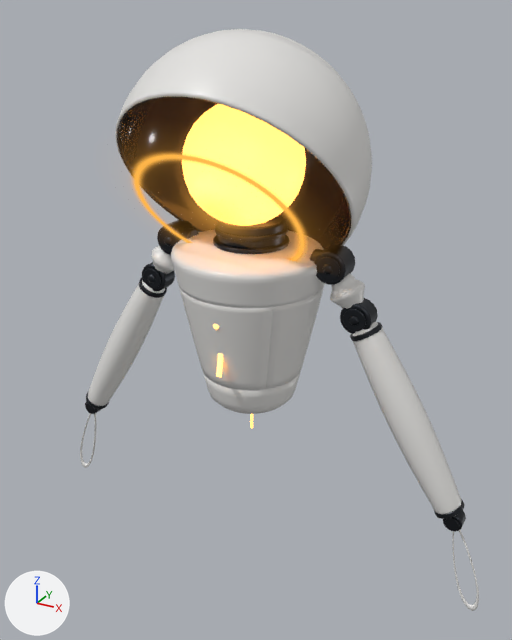
The FBX model apps/vr/ArtSource/lamp-agent/final.fbx: old version first, new version second.
One viewpoint serves both versions: a 50 mm lens placed at (0.188, -0.337, 0.244), pointed at (0.007, -0.007, 0.079). Lighting does not change. The marker at lower left points along +X, +Y and +Z. The picture after the commit comes second.

Names of what the first picture shows: 'lamp-agent'.
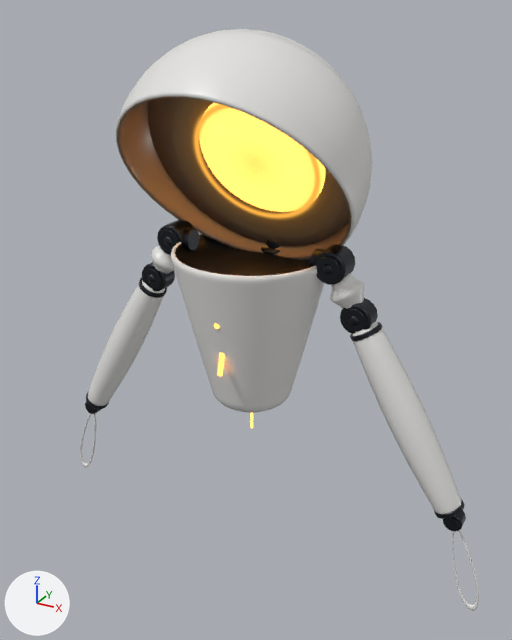
Changed parts and their boxes (x1, y1, x2, y2) in the pictures (512 x 640 px; the box of a moved part takes in the faces that stretch with it):
'lamp-agent', recoloured, reshaped: (80, 29, 479, 611) in both
part 1 of me_lamp_agent, added: after (148, 97, 350, 246)
part 2 of me_lamp_agent, added (mostly hidden): after (266, 240, 280, 249)
part 3 of me_lamp_agent, deleted: before (217, 215, 285, 248)
part 4 of me_lamp_agent, deleted: before (215, 224, 288, 242)
part 5 of me_lamp_agent, deleted: before (213, 234, 289, 254)
part 6 of me_lamp_agent, moved or reshaped: before (133, 104, 325, 414); after (171, 104, 324, 413)
part 7 of me_lamp_agent, surface changed: (116, 95, 371, 428) in both
part 8 of me_lamp_agent, recoloured: before (174, 229, 324, 273); after (175, 234, 209, 257)

The change in detail:
Material 'agent_hood_inner' (mat_agent_hood_inner) changes colour from dark grey #35302d to brown #8b765d; in linear values from (0.035, 0.03, 0.026) to (0.26, 0.18, 0.11).
me_lamp_agent is used by ob_lamp_agent; location (0.0, 0.0, 0.0).
me_lamp_agent had 7406 vertices, 7239 faces and spanned x -0.151..0.151, y -0.081..0.058, z -0.081..0.234.
me_lamp_agent now has 7438 vertices, 7329 faces and spans x -0.151..0.151, y -0.063..0.058, z -0.081..0.234.
me_lamp_agent part 1: a new loose piece of 818 vertices spanning x -0.063..0.063, y -0.029..0.033, z 0.114..0.228.
me_lamp_agent part 2: a new loose piece of 144 vertices spanning x -0.007..0.007, y 0.025..0.04, z 0.108..0.116, in mat_agent_joint (dark grey #3a3d42).
me_lamp_agent part 3: the loose piece of 192 vertices spanning x -0.019..0.019, y -0.019..0.019, z 0.118..0.137 is deleted.
me_lamp_agent part 4: the loose piece of 192 vertices spanning x -0.021..0.021, y -0.021..0.021, z 0.129..0.132 is deleted.
me_lamp_agent part 5: the loose piece of 192 vertices spanning x -0.022..0.022, y -0.022..0.022, z 0.123..0.125 is deleted.
me_lamp_agent part 6: 565 vertices moved from x -0.045..0.045, y -0.045..0.045, z 0.024..0.122 to x -0.046..0.046, y -0.046..0.046, z 0.024..0.119; 1002 vertices removed from x -0.073..0.073, y -0.081..0.046, z 0.019..0.202; 648 vertices added at x -0.058..0.058, y -0.045..0.045, z 0.018..0.218.
me_lamp_agent part 7: 5326 kept faces spanning x -0.151..0.151, y -0.063..0.058, z -0.081..0.234 get new texture (UV) coordinates.
me_lamp_agent part 8: 32 faces spanning x -0.043..0.043, y -0.043..0.043, z 0.115..0.118 switch from mat_agent_shell (white #e7e6e3) to mat_agent_joint (dark grey #3a3d42).
